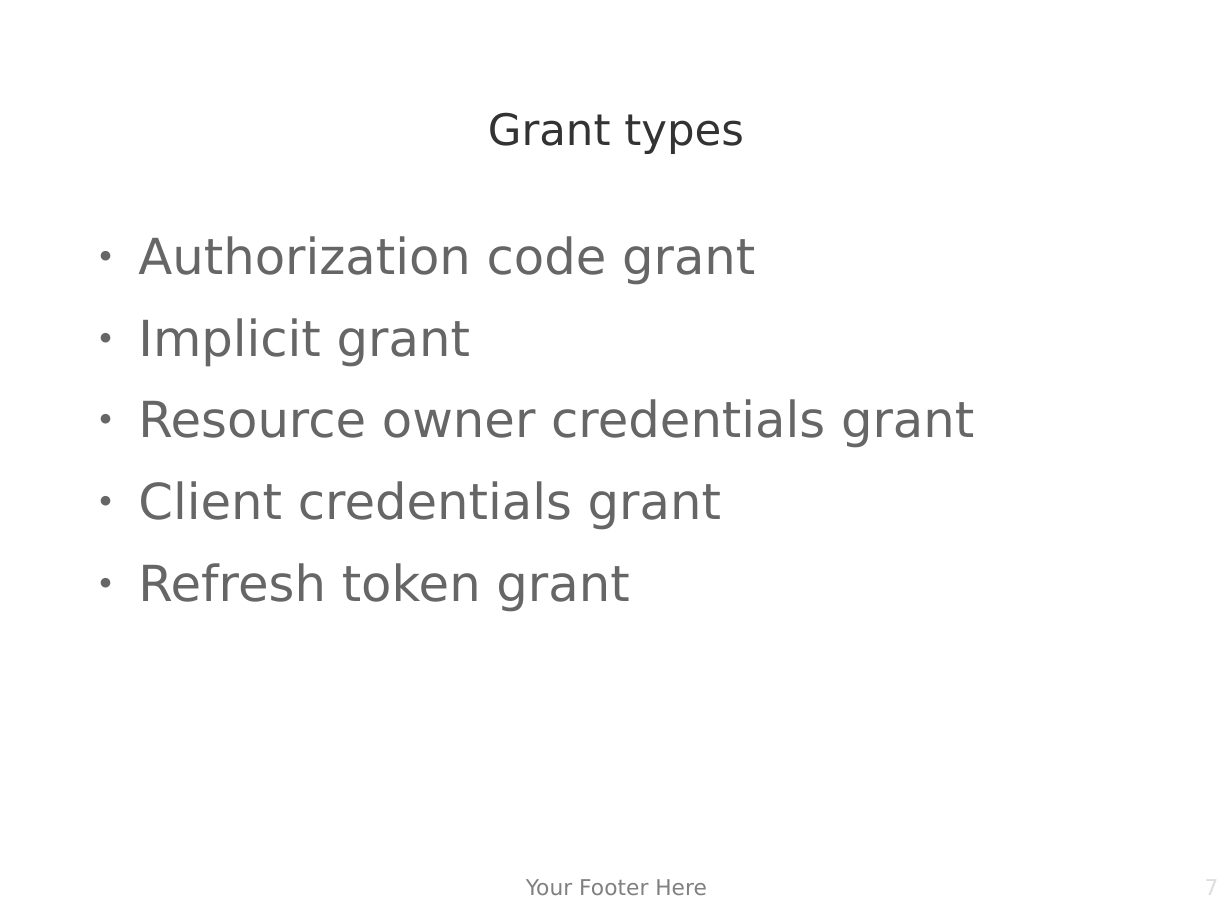
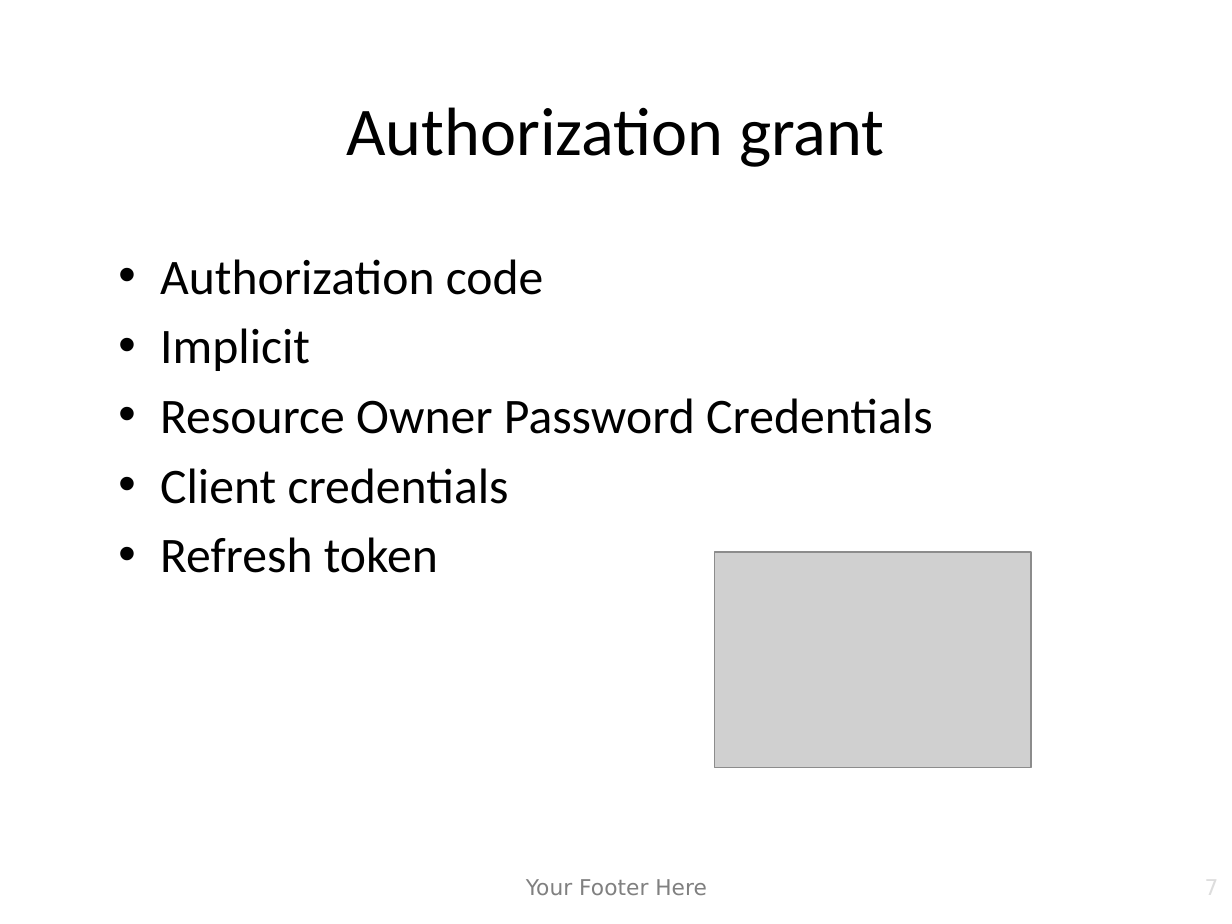
Before and after one commit to sebivenlo/OAuth2, a slide deck: slide 7 of Powerpoint.odp. Drawn at 1232x924 pixels with LibreOffice and Linux fonts; fonts in the diff are those of the drawing; grey boxes stand for pictures; background and template pictures are left out. Boxes give left, top, right and bottom in pixels: in the first picture for what was removed or moved away, otherwise in the second. Text is boxed around its words. In the diff, an @@ line names an element or a change of style, - is before the commit and + after.

```diff
--- a/Powerpoint.odp
+++ b/Powerpoint.odp
@@ title at (x1=347, y1=107, x2=884, y2=167): text changed; size 28 to 44 pt; font DejaVu Sans to Calibri; text colour #333333 to #000000 @@
-Grant types
+Authorization grant
@@ text at (x1=160, y1=259, x2=933, y2=573): text changed; font DejaVu Sans to Calibri; text colour #666666 to #000000 @@
-● Authorization code grant
-● Implicit grant
-● Resource owner credentials grant
-● Client credentials grant
-● Refresh token grant
+• Authorization code
+• Implicit
+• Resource Owner Password Credentials
+• Client credentials
+• Refresh token
@@ picture added at (x1=714, y1=552, x2=1031, y2=768) @@
```
Also in this commit, not shown: 6 other slides changed, 6 slides added, 4 other files.
